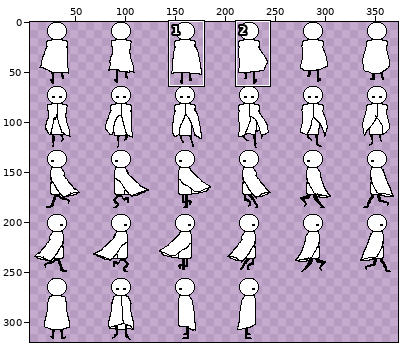
Two states of a sprite sheet, images/character/player.png. The first picture is a wide view before the edit; the outline marks the close-up.
Close-up. Before:
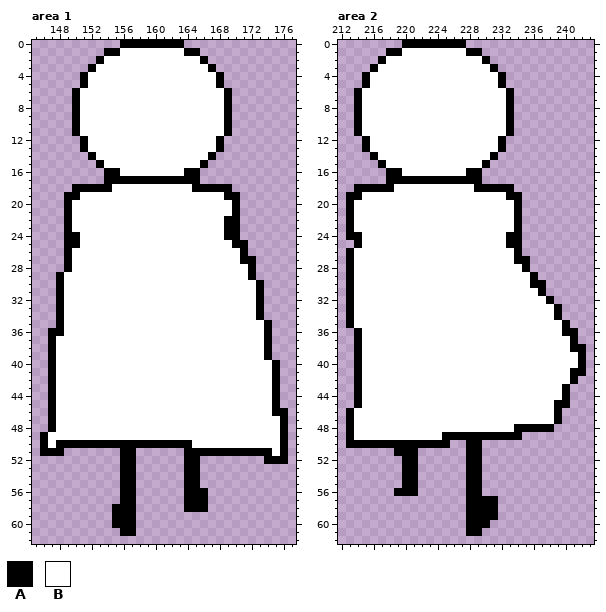
The file is 384x320 pixels. Pixels under 10% opacity are left out. Colours within 5 levels of each other are drawn and written as one. Shown: area 1: x 145..177, y 0..62; area 2: x 212..243, y 0..62. The wide view leaves out empty margins. The commit also changed other parts of the picture, which this record leaves out.
Palette (. is transparent): A #000000  B #ffffff
Pixels before, area 1, first column x 146:
 0 ..........AAAAAAAA.............
 1 ........AABBBBBBBBAA...........
 2 .......ABBBBBBBBBBBBA..........
 3 ......ABBBBBBBBBBBBBBA.........
 4 .....ABBBBBBBBBBBBBBBBA........
 5 .....ABBBBBBBBBBBBBBBBA........
 6 ....ABBBBBBBBBBBBBBBBBBA.......
 7 ....ABBBBBBBBBBBBBBBBBBA.......
 8 ....ABBBBBBBBBBBBBBBBBBA.......
 9 ....ABBBBBBBBBBBBBBBBBBA.......
10 ....ABBBBBBBBBBBBBBBBBBA.......
11 ....ABBBBBBBBBBBBBBBBBBA.......
12 .....ABBBBBBBBBBBBBBBBA........
13 .....ABBBBBBBBBBBBBBBBA........
14 ......ABBBBBBBBBBBBBBA.........
15 .......ABBBBBBBBBBBBA..........
16 ........AABBBBBBBBAA...........
17 ........AAAAAAAAAAAA...........
18 ....AAAAABBBBBBBBBBAAAAA.......
19 ...AABBBBBBBBBBBBBBBBBBAA......
20 ...ABBBBBBBBBBBBBBBBBBBBA......
21 ...ABBBBBBBBBBBBBBBBBBBBA......
22 ...ABBBBBBBBBBBBBBBBBBBAA......
23 ...ABBBBBBBBBBBBBBBBBBBAA......
24 ...AABBBBBBBBBBBBBBBBBBAA......
25 ...AABBBBBBBBBBBBBBBBBBBAA.....
26 ...ABBBBBBBBBBBBBBBBBBBBBA.....
27 ...ABBBBBBBBBBBBBBBBBBBBBAA....
28 ...ABBBBBBBBBBBBBBBBBBBBBBA....
29 ..ABBBBBBBBBBBBBBBBBBBBBBBA....
30 ..ABBBBBBBBBBBBBBBBBBBBBBBBA...
31 ..ABBBBBBBBBBBBBBBBBBBBBBBBA...
32 ..ABBBBBBBBBBBBBBBBBBBBBBBBA...
33 ..ABBBBBBBBBBBBBBBBBBBBBBBBA...
34 ..ABBBBBBBBBBBBBBBBBBBBBBBBA...
35 ..ABBBBBBBBBBBBBBBBBBBBBBBBBA..
36 .AABBBBBBBBBBBBBBBBBBBBBBBBBA..
37 .ABBBBBBBBBBBBBBBBBBBBBBBBBBA..
38 .ABBBBBBBBBBBBBBBBBBBBBBBBBBA..
39 .ABBBBBBBBBBBBBBBBBBBBBBBBBBA..
40 .ABBBBBBBBBBBBBBBBBBBBBBBBBBBA.
41 .ABBBBBBBBBBBBBBBBBBBBBBBBBBBA.
42 .ABBBBBBBBBBBBBBBBBBBBBBBBBBBA.
43 .ABBBBBBBBBBBBBBBBBBBBBBBBBBBA.
44 .ABBBBBBBBBBBBBBBBBBBBBBBBBBBA.
45 .ABBBBBBBBBBBBBBBBBBBBBBBBBBBA.
46 .ABBBBBBBBBBBBBBBBBBBBBBBBBBBAA
47 .ABBBBBBBBBBBBBBBBBBBBBBBBBBBBA
48 .ABBBBBBBBBBBBBBBBBBBBBBBBBBBBA
49 ABBBBBBBBBBBBBBBBBBBBBBBBBBBBBA
50 ABAAAAAAAAAAAAAAAAABBBBBBBBBBBA
51 AAA.......AA......AAAAAAAAAAABA
52 ..........AA......AA........AAA
53 ..........AA......AA...........
54 ..........AA......AA...........
55 ..........AA......AA...........
56 ..........AA......AAA..........
57 ..........AA......AAA..........
58 .........AAA......AAA..........
59 .........AAA...................
60 .........AAA...................
61 ..........AA...................
Pixels before, area 2, first column x 213:
 0 .......AAAAAAAA...............
 1 .....AABBBBBBBBAA.............
 2 ....ABBBBBBBBBBBBA............
 3 ...ABBBBBBBBBBBBBBA...........
 4 ..ABBBBBBBBBBBBBBBBA..........
 5 ..ABBBBBBBBBBBBBBBBA..........
 6 .ABBBBBBBBBBBBBBBBBBA.........
 7 .ABBBBBBBBBBBBBBBBBBA.........
 8 .ABBBBBBBBBBBBBBBBBBA.........
 9 .ABBBBBBBBBBBBBBBBBBA.........
10 .ABBBBBBBBBBBBBBBBBBA.........
11 .ABBBBBBBBBBBBBBBBBBA.........
12 ..ABBBBBBBBBBBBBBBBA..........
13 ..ABBBBBBBBBBBBBBBBA..........
14 ...ABBBBBBBBBBBBBBA...........
15 ....ABBBBBBBBBBBBA............
16 .....AABBBBBBBBAA.............
17 .....AAAAAAAAAAAA.............
18 .AAAAABBBBBBBBBBAAAAA.........
19 AABBBBBBBBBBBBBBBBBBAA........
20 ABBBBBBBBBBBBBBBBBBBBA........
21 ABBBBBBBBBBBBBBBBBBBBA........
22 ABBBBBBBBBBBBBBBBBBBBA........
23 ABBBBBBBBBBBBBBBBBBBBA........
24 AABBBBBBBBBBBBBBBBBBAA........
25 .ABBBBBBBBBBBBBBBBBBAA........
26 ABBBBBBBBBBBBBBBBBBBBA........
27 ABBBBBBBBBBBBBBBBBBBBAA.......
28 ABBBBBBBBBBBBBBBBBBBBBA.......
29 ABBBBBBBBBBBBBBBBBBBBBBA......
30 ABBBBBBBBBBBBBBBBBBBBBBAA.....
31 ABBBBBBBBBBBBBBBBBBBBBBBA.....
32 ABBBBBBBBBBBBBBBBBBBBBBBBA....
33 ABBBBBBBBBBBBBBBBBBBBBBBBBA...
34 ABBBBBBBBBBBBBBBBBBBBBBBBBA...
35 ABBBBBBBBBBBBBBBBBBBBBBBBBBA..
36 .ABBBBBBBBBBBBBBBBBBBBBBBBBAA.
37 .ABBBBBBBBBBBBBBBBBBBBBBBBBBA.
38 .ABBBBBBBBBBBBBBBBBBBBBBBBBBAA
39 .ABBBBBBBBBBBBBBBBBBBBBBBBBBBA
40 .ABBBBBBBBBBBBBBBBBBBBBBBBBBBA
41 .ABBBBBBBBBBBBBBBBBBBBBBBBBBAA
42 .ABBBBBBBBBBBBBBBBBBBBBBBBBBA.
43 .ABBBBBBBBBBBBBBBBBBBBBBBBBA..
44 .ABBBBBBBBBBBBBBBBBBBBBBBBBA..
45 .ABBBBBBBBBBBBBBBBBBBBBBBBAA..
46 ABBBBBBBBBBBBBBBBBBBBBBBBBA...
47 ABBBBBBBBBBBBBBBBBBBBBBBBBA...
48 ABBBBBBBBBBBBBBBBBBBBAAAAA....
49 ABBBBBBBBBBBAAAAAAAAAA........
50 AAAAAAAAAAAAA..AA.............
51 ......AAA......AA.............
52 .......AA......AA.............
53 .......AA......AA.............
54 .......AA......AA.............
55 .......AA......AA.............
56 ......AAA......AA.............
57 ...............AAAA...........
58 ...............AAAA...........
59 ...............AAAA...........
60 ...............AAA............
61 ...............AA.............
After the commit:
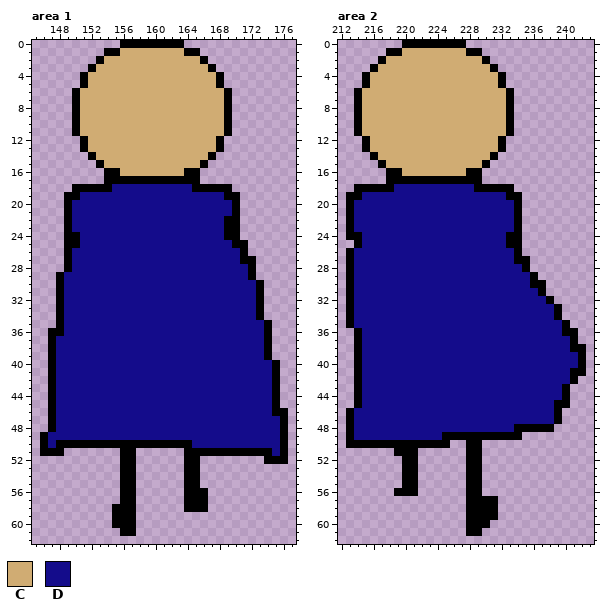
Colours new in this view: C #d0ac73  D #140c8b
Diff:
Changed rows in their new state; - is an unchanged pixel.
Area 1:
first column x 147:
 1 ---------CCCCCCCC------------
 2 -------CCCCCCCCCCCC----------
 3 ------CCCCCCCCCCCCCC---------
 4 -----CCCCCCCCCCCCCCCC--------
 5 -----CCCCCCCCCCCCCCCC--------
 6 ----CCCCCCCCCCCCCCCCCC-------
 7 ----CCCCCCCCCCCCCCCCCC-------
 8 ----CCCCCCCCCCCCCCCCCC-------
 9 ----CCCCCCCCCCCCCCCCCC-------
10 ----CCCCCCCCCCCCCCCCCC-------
11 ----CCCCCCCCCCCCCCCCCC-------
12 -----CCCCCCCCCCCCCCCC--------
13 -----CCCCCCCCCCCCCCCC--------
14 ------CCCCCCCCCCCCCC---------
15 -------CCCCCCCCCCCC----------
16 ---------CCCCCCCC------------
18 --------DDDDDDDDDD-----------
19 ----DDDDDDDDDDDDDDDDDD-------
20 ---DDDDDDDDDDDDDDDDDDDD------
21 ---DDDDDDDDDDDDDDDDDDDD------
22 ---DDDDDDDDDDDDDDDDDDD-------
23 ---DDDDDDDDDDDDDDDDDDD-------
24 ----DDDDDDDDDDDDDDDDDD-------
25 ----DDDDDDDDDDDDDDDDDDD------
26 ---DDDDDDDDDDDDDDDDDDDDD-----
27 ---DDDDDDDDDDDDDDDDDDDDD-----
28 ---DDDDDDDDDDDDDDDDDDDDDD----
29 --DDDDDDDDDDDDDDDDDDDDDDD----
30 --DDDDDDDDDDDDDDDDDDDDDDDD---
31 --DDDDDDDDDDDDDDDDDDDDDDDD---
32 --DDDDDDDDDDDDDDDDDDDDDDDD---
33 --DDDDDDDDDDDDDDDDDDDDDDDD---
34 --DDDDDDDDDDDDDDDDDDDDDDDD---
35 --DDDDDDDDDDDDDDDDDDDDDDDDD--
36 --DDDDDDDDDDDDDDDDDDDDDDDDD--
37 -DDDDDDDDDDDDDDDDDDDDDDDDDD--
38 -DDDDDDDDDDDDDDDDDDDDDDDDDD--
39 -DDDDDDDDDDDDDDDDDDDDDDDDDD--
40 -DDDDDDDDDDDDDDDDDDDDDDDDDDD-
41 -DDDDDDDDDDDDDDDDDDDDDDDDDDD-
42 -DDDDDDDDDDDDDDDDDDDDDDDDDDD-
43 -DDDDDDDDDDDDDDDDDDDDDDDDDDD-
44 -DDDDDDDDDDDDDDDDDDDDDDDDDDD-
45 -DDDDDDDDDDDDDDDDDDDDDDDDDDD-
46 -DDDDDDDDDDDDDDDDDDDDDDDDDDD-
47 -DDDDDDDDDDDDDDDDDDDDDDDDDDDD
48 -DDDDDDDDDDDDDDDDDDDDDDDDDDDD
49 DDDDDDDDDDDDDDDDDDDDDDDDDDDDD
50 D-----------------DDDDDDDDDDD
51 ----------------------------D
Area 2:
first column x 214:
 1 ------CCCCCCCC--------------
 2 ----CCCCCCCCCCCC------------
 3 ---CCCCCCCCCCCCCC-----------
 4 --CCCCCCCCCCCCCCCC----------
 5 --CCCCCCCCCCCCCCCC----------
 6 -CCCCCCCCCCCCCCCCCC---------
 7 -CCCCCCCCCCCCCCCCCC---------
 8 -CCCCCCCCCCCCCCCCCC---------
 9 -CCCCCCCCCCCCCCCCCC---------
10 -CCCCCCCCCCCCCCCCCC---------
11 -CCCCCCCCCCCCCCCCCC---------
12 --CCCCCCCCCCCCCCCC----------
13 --CCCCCCCCCCCCCCCC----------
14 ---CCCCCCCCCCCCCC-----------
15 ----CCCCCCCCCCCC------------
16 ------CCCCCCCC--------------
18 -----DDDDDDDDDD-------------
19 -DDDDDDDDDDDDDDDDDD---------
20 DDDDDDDDDDDDDDDDDDDD--------
21 DDDDDDDDDDDDDDDDDDDD--------
22 DDDDDDDDDDDDDDDDDDDD--------
23 DDDDDDDDDDDDDDDDDDDD--------
24 -DDDDDDDDDDDDDDDDDD---------
25 -DDDDDDDDDDDDDDDDDD---------
26 DDDDDDDDDDDDDDDDDDDD--------
27 DDDDDDDDDDDDDDDDDDDD--------
28 DDDDDDDDDDDDDDDDDDDDD-------
29 DDDDDDDDDDDDDDDDDDDDDD------
30 DDDDDDDDDDDDDDDDDDDDDD------
31 DDDDDDDDDDDDDDDDDDDDDDD-----
32 DDDDDDDDDDDDDDDDDDDDDDDD----
33 DDDDDDDDDDDDDDDDDDDDDDDDD---
34 DDDDDDDDDDDDDDDDDDDDDDDDD---
35 DDDDDDDDDDDDDDDDDDDDDDDDDD--
36 -DDDDDDDDDDDDDDDDDDDDDDDDD--
37 -DDDDDDDDDDDDDDDDDDDDDDDDDD-
38 -DDDDDDDDDDDDDDDDDDDDDDDDDD-
39 -DDDDDDDDDDDDDDDDDDDDDDDDDDD
40 -DDDDDDDDDDDDDDDDDDDDDDDDDDD
41 -DDDDDDDDDDDDDDDDDDDDDDDDDD-
42 -DDDDDDDDDDDDDDDDDDDDDDDDDD-
43 -DDDDDDDDDDDDDDDDDDDDDDDDD--
44 -DDDDDDDDDDDDDDDDDDDDDDDDD--
45 -DDDDDDDDDDDDDDDDDDDDDDDD---
46 DDDDDDDDDDDDDDDDDDDDDDDDD---
47 DDDDDDDDDDDDDDDDDDDDDDDDD---
48 DDDDDDDDDDDDDDDDDDDD--------
49 DDDDDDDDDDD-----------------
Pixel boxes of the changes (left, top, right, bottom) in both close-ups:
changed: (48, 48, 280, 456)
changed: (354, 48, 578, 440)
